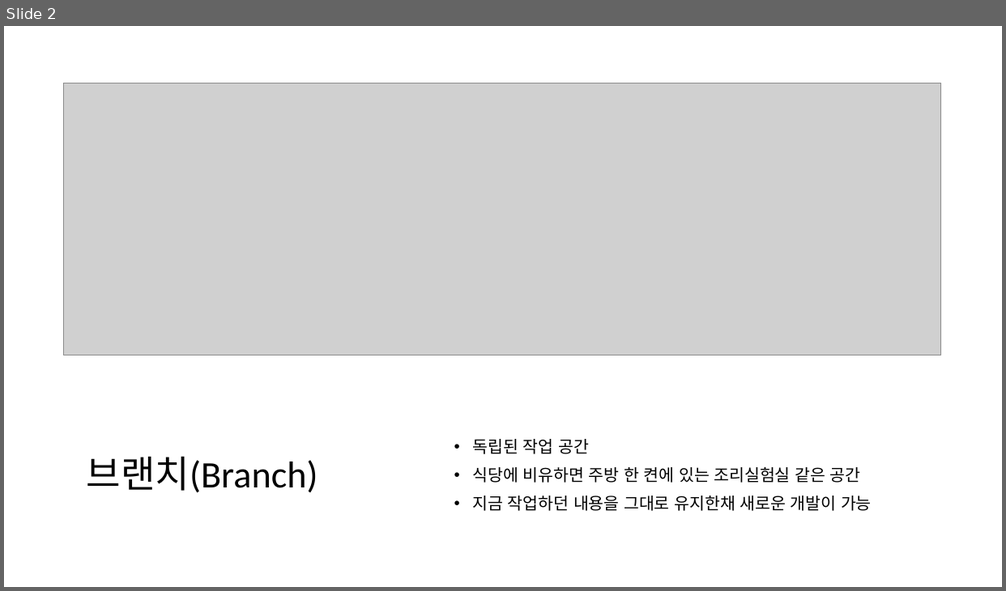
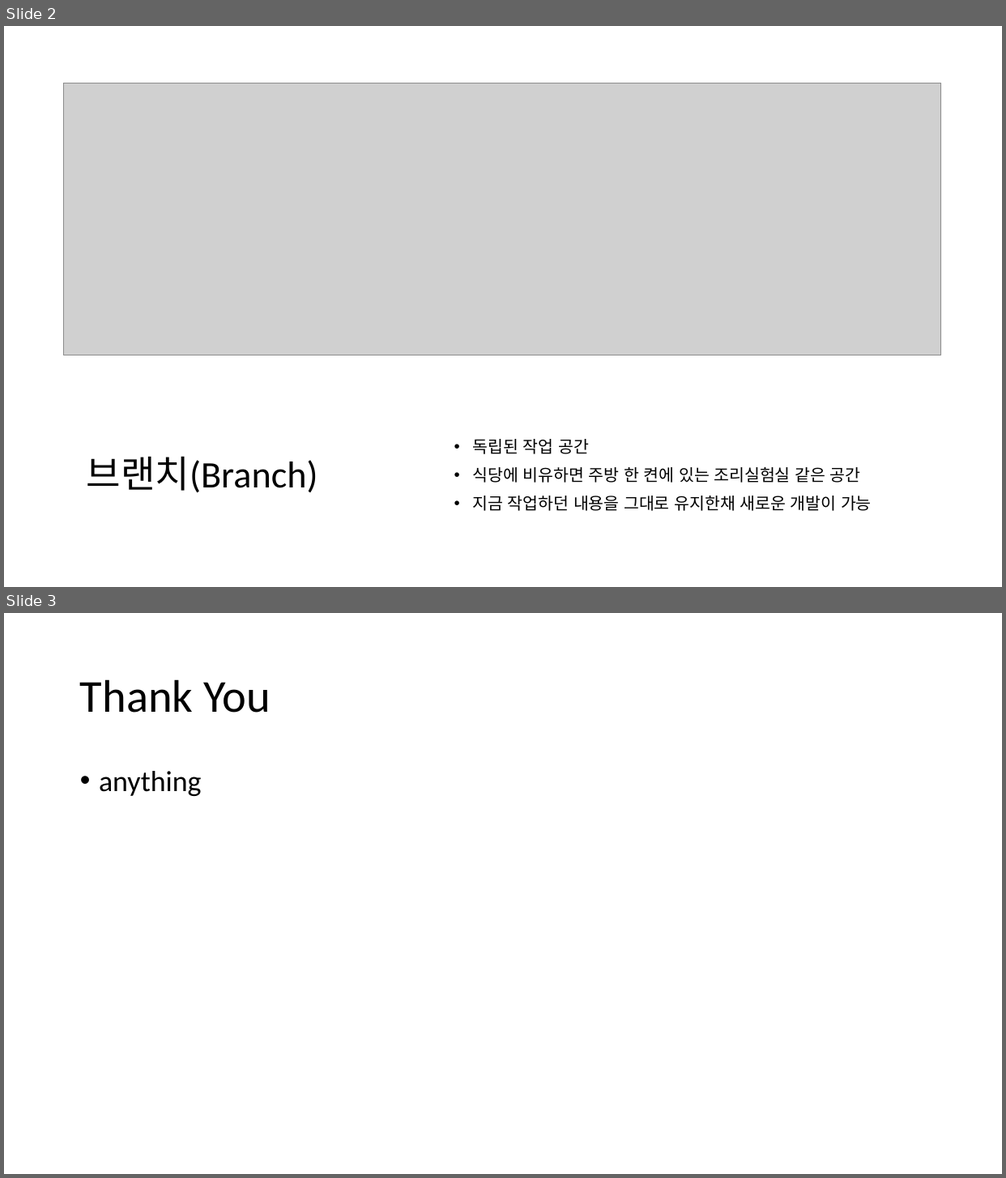
Before and after one commit to dhchoi-lazy/course-materials, a slide deck: week12/branch.pptx. Shown one above the other, each under a label of ours: slide 2 before the commit, slides 2 and 3 after it. The pictures are 1006x591 and 1006x1178 pixels, drawn with LibreOffice and Linux fonts; fonts in the diff are those of the drawing; grey boxes stand for pictures. Boxes give left, top, right and bottom in pixels: in the first picture for what was removed or moved away, otherwise in the second. Text is boxed around its words. In the diff, an @@ line names an element or a change of style, - is before the commit and + after.

```diff
--- a/week12/branch.pptx
+++ b/week12/branch.pptx
@@ slide 3 added at [4, 613, 1002, 1174], background #FFFFFF @@
@@ title added at [80, 679, 270, 713], 44 pt, text #000000 @@
+Thank You
@@ text added at [99, 771, 202, 796], 28 pt, text #000000 @@
+• anything
```
Also in this commit, not shown: 1 slide removed.
